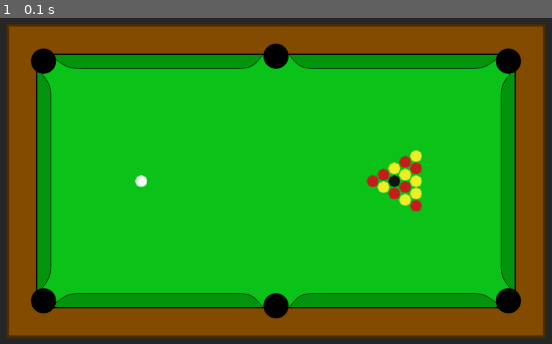
Above: before the commit, frame 1.
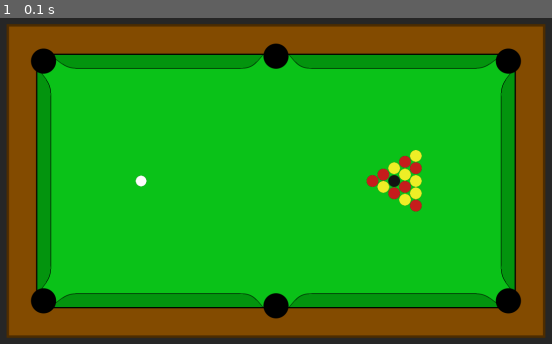
Above: after the commit, the same moment.

Repository: AdamJ-3141/Dissertation
Game: pygame game, started from pool_simulation/main.py
Two runs of this game, one before a commit and one after it. Both use one fixed random seed, a clock stepped at 60 frames per second and the inputs below.
Inputs:
- Up to frame 1 (0.1 s): no input

The runs differ from the first frame. In frame 1, 0.3% of the frame differs, in the area x 24-77%, y 40-60%.

Commit message:
Made rendering even faster and also look better. Added In-Play flag for all balls.

Diff:
--- a/pool_simulation/physics/engine.py
+++ b/pool_simulation/physics/engine.py
@@ -20,6 +20,9 @@
         self.cb_pos = np.zeros((1, 2), dtype=np.float64)
         self.cb_vel = np.zeros((1, 2), dtype=np.float64)
         self.cb_ang_vel = np.zeros((1, 2), dtype=np.float64)
+
+        self.in_play = np.ones(n_balls, dtype=bool)
+        self.cb_in_play = True
 
         self.colours = np.zeros(n_balls, dtype=np.int8)
 
--- a/pool_simulation/render/pygame_renderer.py
+++ b/pool_simulation/render/pygame_renderer.py
@@ -38,6 +38,17 @@
     pygame.draw.arc(surface, color, rect, start_angle, end_angle, width)
 
 
+def make_ball_sprite(radius, colour, render_scale):
+    big_r = int(radius * render_scale)
+    big_surf = pygame.Surface((2 * big_r, 2 * big_r), pygame.SRCALPHA)
+    pygame.draw.circle(big_surf, colour, (big_r, big_r), big_r)
+    # downscale once
+    small_surf = pygame.transform.smoothscale(
+        big_surf, (2 * radius, 2 * radius)
+    )
+    return small_surf
+
+
 class Renderer:
 
     def __init__(self, sim, scale=PIXELS_PER_METER):
@@ -53,6 +64,20 @@
         self.table = self.draw_table()
         pygame.display.set_caption("English Pool Simulation")
         self.clock = pygame.time.Clock()
+
+        self.ball_sprites = {
+            c: make_ball_sprite(
+                int(self.sim.ob_radius * self.scale),
+                COLOUR_MAP[c],
+                self.render_scale
+            )
+            for c in [0, 1, 2]  # without cue ball
+        }
+        self.ball_sprites[3] = make_ball_sprite(
+                int(self.sim.cb_radius * self.scale),
+                COLOUR_MAP[3],
+                self.render_scale
+            )
 
     def world_to_screen(self, pos, screen_scale=1):
         """Convert world coordinates to pixel coordinates."""
@@ -217,30 +242,15 @@
 
     def draw_balls(self):
 
-        def draw_ball(surface, p, r, c):
-            x, y = p
-            pygame.gfxdraw.filled_circle(surface, x, y, r, c)
-            pygame.gfxdraw.aacircle(surface, x, y, r, c)
-
-        def make_ball_sprite(radius, c):
-            surf = pygame.Surface((2 * radius, 2 * radius), pygame.SRCALPHA)
-            draw_ball(surf, (radius, radius), radius, c)
-            return surf
-
-        ball_sprites = {
-            c: make_ball_sprite(int(self.sim.ob_radius * self.scale), COLOUR_MAP[c])
-            for c in set(self.sim.colours) | {3}  # include cue ball
-        }
-
         for i in range(self.sim.n_balls):
             pos = self.world_to_screen(self.sim.positions[i])
-            rect = ball_sprites[self.sim.colours[i]].get_rect(center=pos)
-            self.screen.blit(ball_sprites[self.sim.colours[i]], rect)
+            rect = self.ball_sprites[self.sim.colours[i]].get_rect(center=pos)
+            self.screen.blit(self.ball_sprites[self.sim.colours[i]], rect)
 
         # cue ball
         pos = self.world_to_screen(self.sim.cb_pos[0])
-        rect = ball_sprites[3].get_rect(center=pos)
-        self.screen.blit(ball_sprites[3], rect)
+        rect = self.ball_sprites[3].get_rect(center=pos)
+        self.screen.blit(self.ball_sprites[3], rect)
 
     def render(self, fps=60):
         """Draw the current frame."""
